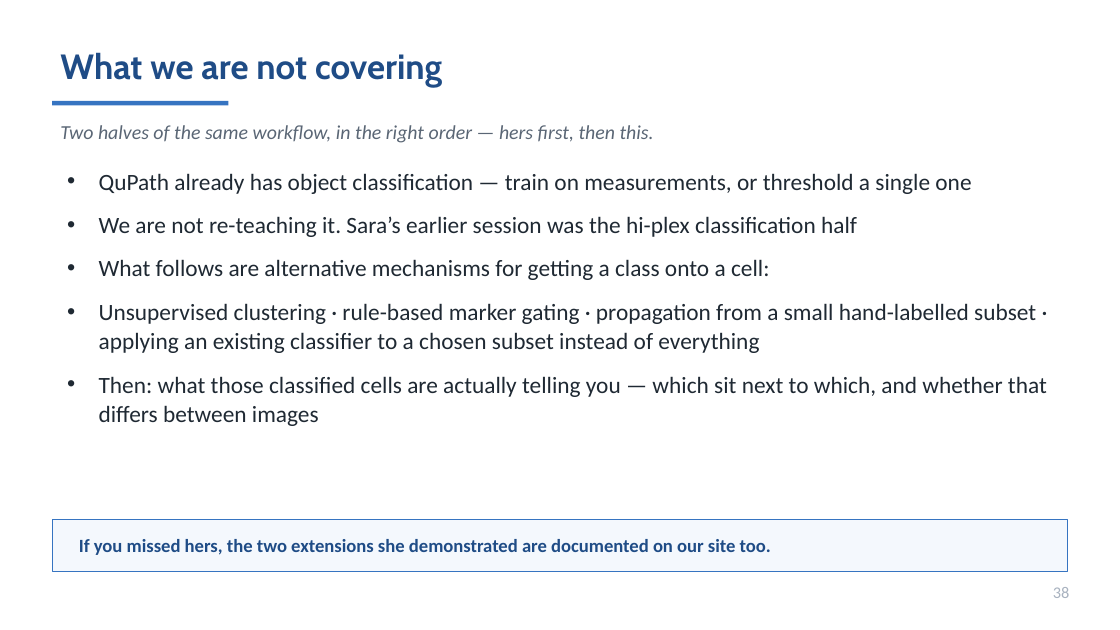
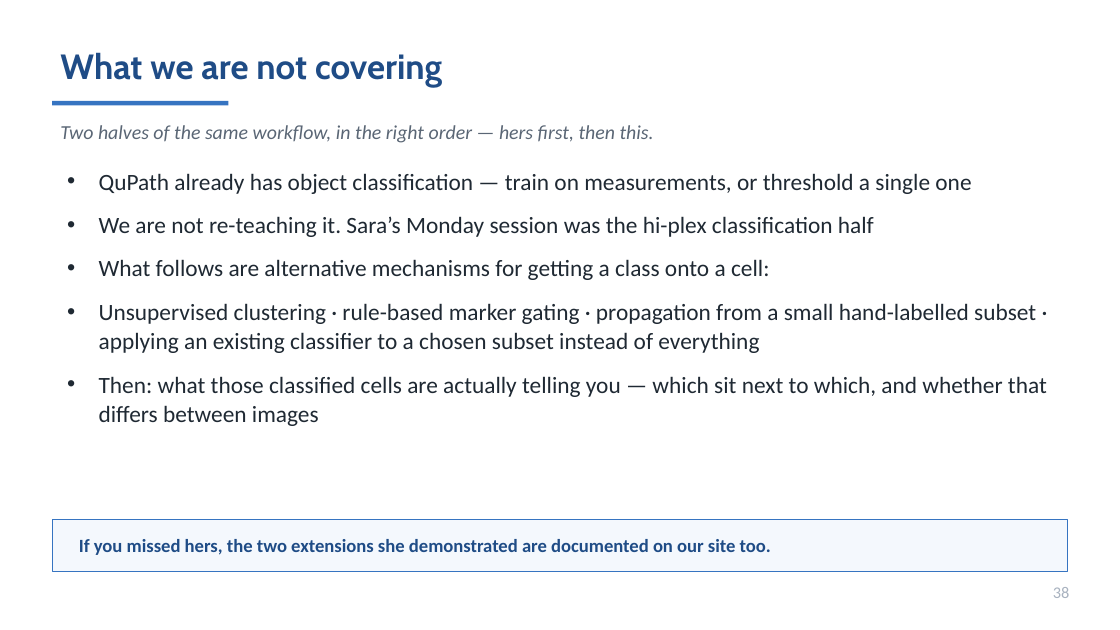
Before and after one commit to MichaelSNelson/BINA-I2K-2026-QuPath-Extensions, a slide deck: slide 38 of I2K_2026_QuPath_Extensions.pptx. Drawn at 1120x630 pixels with LibreOffice and Linux fonts; fonts in the diff are those of the drawing. Boxes give left, top, right and bottom in pixels: in the first picture for what was removed or moved away, otherwise in the second. Text is boxed around its words. In the diff, an @@ line names an element or a change of style, - is before the commit and + after.

```diff
--- a/I2K_2026_QuPath_Extensions.pptx
+++ b/I2K_2026_QuPath_Extensions.pptx
@@ text at [99, 216, 874, 237]: text changed @@
-• We are not re-teaching it. Sara’s earlier session was the hi-plex classification half
+• We are not re-teaching it. Sara’s Monday session was the hi-plex classification half
```
Also in this commit, not shown: 3 other slides changed, 8 other files.
